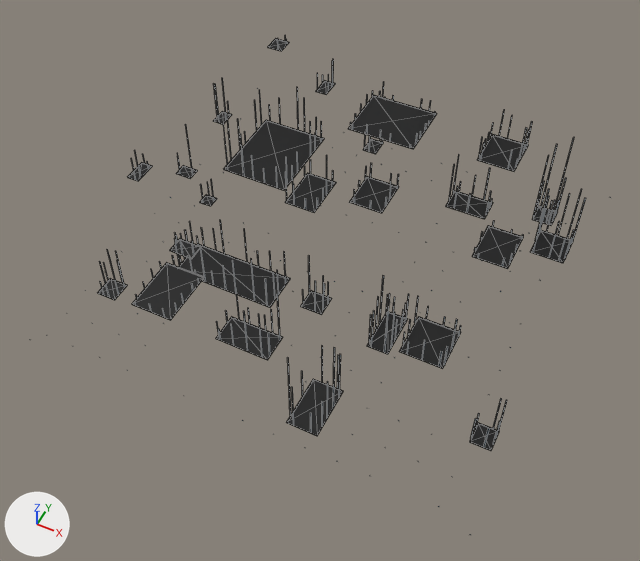
Before and after pictures for a commit that changed the glTF model netrun/assets/models/env/far_ceiling.glb.
Both versions are drawn from a 50 mm lens placed at (6.3, -13.76, 16.3), pointed at (0.0, -1.17, 0.55). Lighting does not change. The marker at lower left points along +X, +Y and +Z. The older version comes first. Mesh edges are drawn as thin lines on the coarser meshes.

Names of what the first picture shows: 'far_ceiling_streaks', 'tiles' and 1 more.
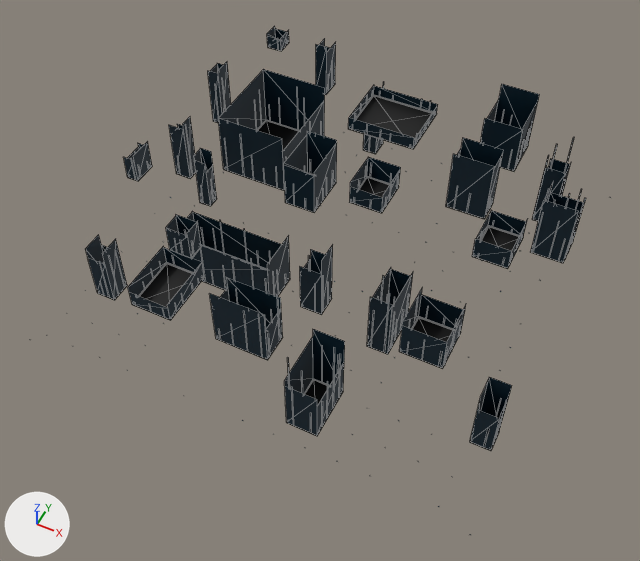
Changed parts and their boxes [x1, y1, x2, y2] in the pictures (640 x 561 px):
'far_ceiling_skirt', added
    after: [85, 26, 583, 450]
'tiles', unchanged, covered by the edit
    both: [98, 38, 571, 451]

The change, as a diff of the scene's bpy script:
```diff
--- a/netrun/assets/models/env/far_ceiling.glb.py
+++ b/netrun/assets/models/env/far_ceiling.glb.py
@@ mat_shell_soft @@
+mat_shell_soft = bpy.data.materials.new('shell_soft')
+# nodes: BsdfPrincipled, Mix, OutputMaterial, VertexColor
+# colours: dark blue #192730, mixed with the vertex colours
@@ me_far_ceiling_skirt @@
+me_far_ceiling_skirt.from_pydata(...)  # 312 vertices, 208 faces; spans x -5.04..5.18, y -4.95..5.03, z 0.03..2.97
+me_far_ceiling_skirt.materials.append(mat_shell_soft)
@@ ob_far_ceiling_skirt @@
+ob_far_ceiling_skirt = bpy.data.objects.new('far_ceiling_skirt', me_far_ceiling_skirt)
+ob_far_ceiling_skirt.location = (0.0, 0.0, 0.0)
```
